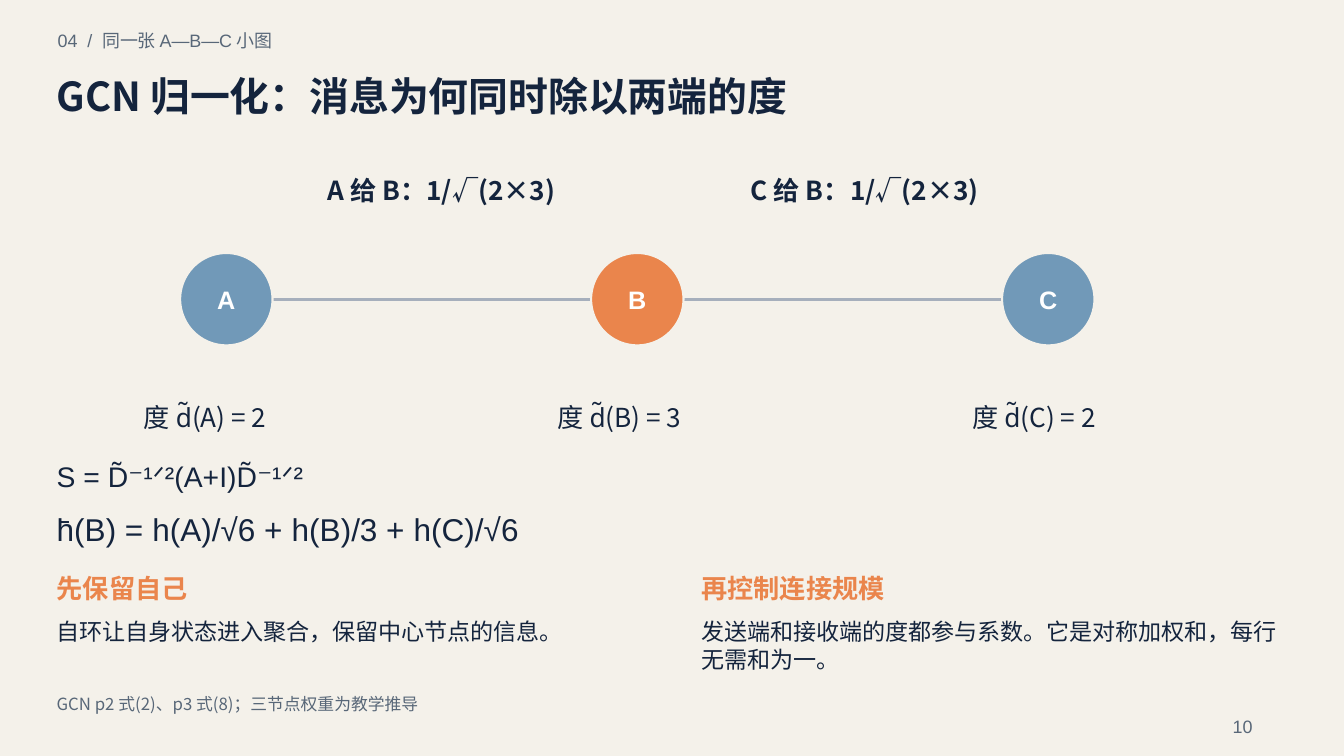
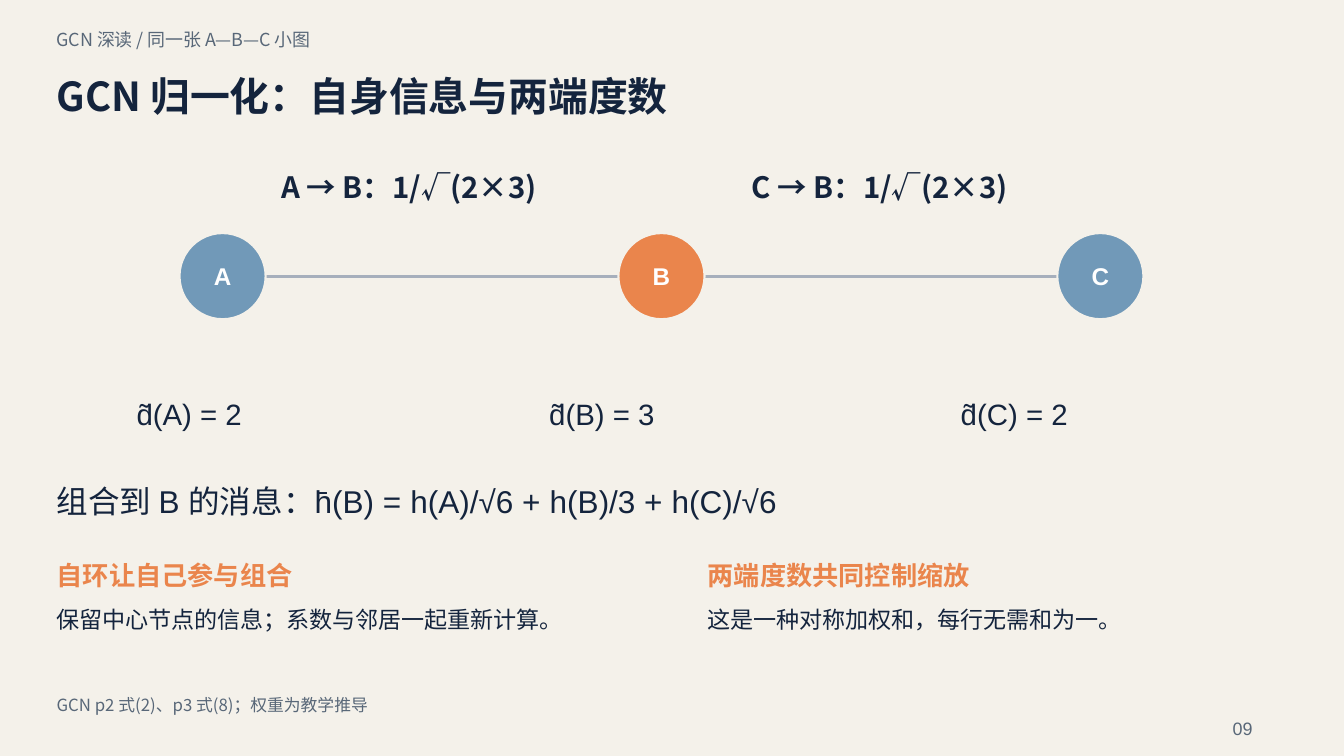
Before and after one commit to guozongzhi/GNN, a slide deck: slide 9 of outputs/presentations/GNN-原理与关键论文.pptx (slide 10 before the commit). Drawn at 1344x756 pixels with LibreOffice and Linux fonts; fonts in the diff are those of the drawing. Boxes give left, top, right and bottom in pixels: in the first picture for what was removed or moved away, otherwise in the second. Text is boxed around its words. In the diff, an @@ line names an element or a change of style, - is before the commit and + after.

```diff
--- a/outputs/presentations/GNN-原理与关键论文.pptx
+++ b/outputs/presentations/GNN-原理与关键论文.pptx
@@ text at box(57, 31, 311, 48): text changed; font Arial to Noto Sans CJK JP @@
-04 / 同一张 A—B—C 小图
+GCN 深读 / 同一张 A—B—C 小图
@@ text at box(57, 76, 668, 115): text changed @@
-GCN 归一化：消息为何同时除以两端的度
+GCN 归一化：自身信息与两端度数
@@ text at box(281, 172, 537, 204): text changed; size 18.8 to 21 pt @@
-A 给 B：1/√(2×3)
+A → B：1/√(2×3)
@@ text at box(752, 172, 1008, 204): text changed; size 18.8 to 21 pt @@
-C 给 B：1/√(2×3)
+C → B：1/√(2×3)
@@ ellipse "A": place and size @@
-ellipse "A" at box(180, 253, 273, 346)
+ellipse "A" at box(179, 233, 265, 319)
@@ ellipse "B": place and size @@
-ellipse "B" at box(591, 253, 684, 346)
+ellipse "B" at box(619, 233, 705, 319)
@@ size 18 to 17.2 pt in 3 elements at box(179, 233, 265, 319), box(619, 233, 705, 319), box(1058, 233, 1143, 319) @@
@@ ellipse "C": place and size @@
-ellipse "C" at box(1002, 253, 1095, 346)
+ellipse "C" at box(1058, 233, 1143, 319)
@@ line moved from (272, 299) - (591, 299) to (266, 276) - (619, 276) @@
@@ line moved from (684, 299) - (1002, 299) to (705, 276) - (1058, 276) @@
@@ text at box(137, 403, 241, 431): text changed; size 18.8 to 21 pt; font Noto Sans CJK JP to Arial @@
-度 d̃(A) = 2
+d̃(A) = 2
@@ text at box(549, 403, 654, 431): text changed; size 18.8 to 21 pt; font Noto Sans CJK JP to Arial @@
-度 d̃(B) = 3
+d̃(B) = 3
@@ text at box(961, 403, 1067, 431): text changed; size 18.8 to 21 pt; font Noto Sans CJK JP to Arial @@
-度 d̃(C) = 2
+d̃(C) = 2
@@ text removed at box(57, 466, 241, 493) @@
-S = D̃⁻¹ᐟ²(A+I)D̃⁻¹ᐟ²
@@ text at box(57, 486, 777, 519): text changed @@
-h̄(B) = h(A)/√6 + h(B)/3 + h(C)/√6
+组合到 B 的消息：h̄(B) = h(A)/√6 + h(B)/3 + h(C)/√6
@@ text at box(57, 562, 293, 588): text changed @@
-先保留自己
+自环让自己参与组合
@@ text at box(708, 562, 970, 588): text changed @@
-再控制连接规模
+两端度数共同控制缩放
@@ text at box(57, 608, 563, 632): text changed @@
-自环让自身状态进入聚合，保留中心节点的信息。
+保留中心节点的信息；系数与邻居一起重新计算。
@@ text at box(708, 608, 1122, 631): text changed @@
-发送端和接收端的度都参与系数。它是对称加权和，每行无需和为一。
+这是一种对称加权和，每行无需和为一。
@@ text at box(57, 697, 368, 715): text changed @@
-GCN p2 式(2)、p3 式(8)；三节点权重为教学推导
+GCN p2 式(2)、p3 式(8)；权重为教学推导
@@ text removed at box(1233, 720, 1253, 733) @@
-10
@@ text added at box(1233, 722, 1253, 735), 12.8 pt, text #586778 @@
+09
```
Also in this commit, not shown: 2 other slides changed, 23 slides added, 32 slides removed, 14 other files.
